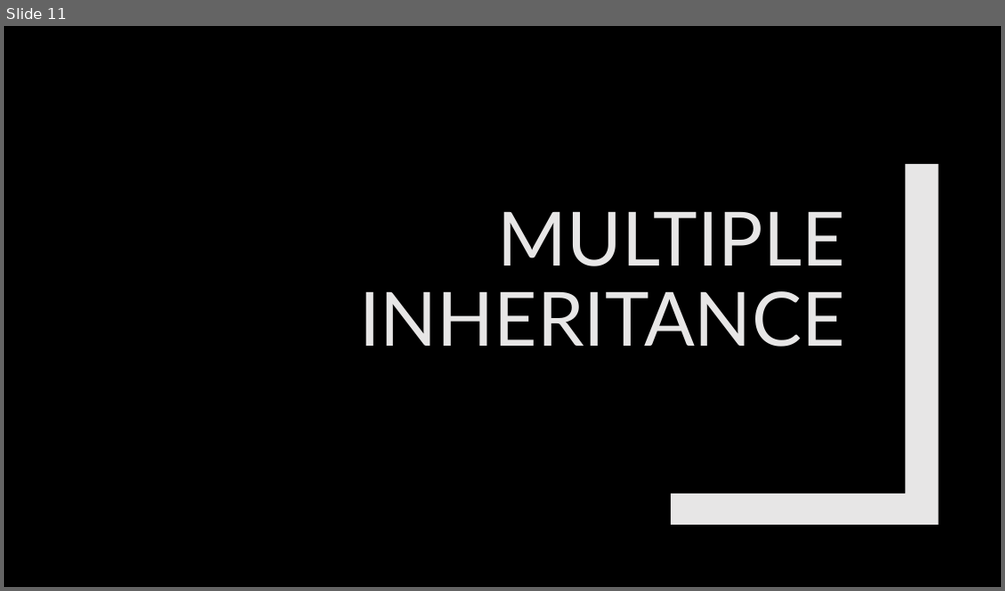
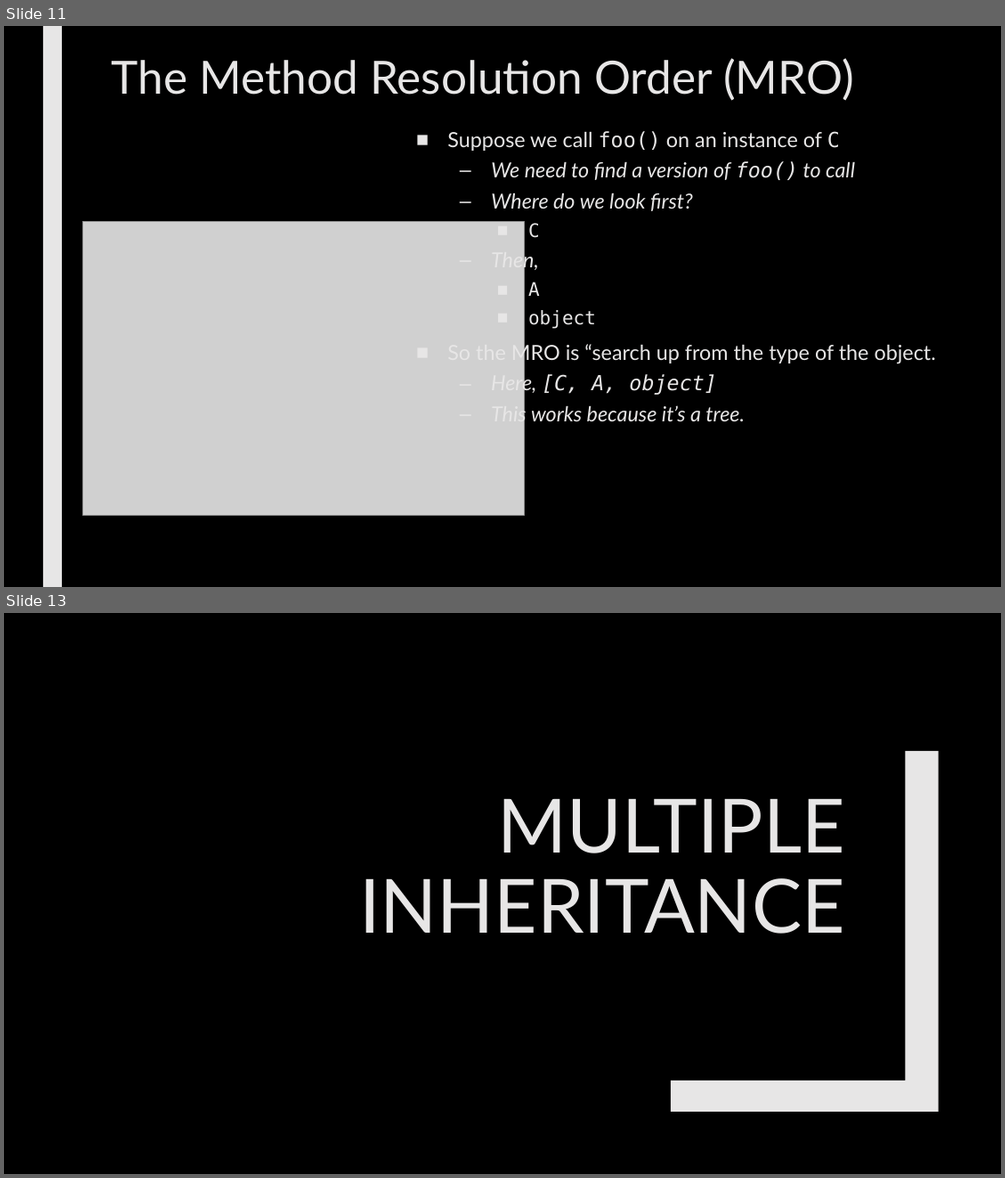
Before and after one commit to max7patek/metaprogramming, a slide deck: slides/01-PythonInheritance.pptx. Shown one above the other, each under a label of ours: slide 11 before the commit, slides 11 and 13 after it; the slides between them are not shown. The pictures are 1005x591 and 1005x1178 pixels, drawn with LibreOffice and Linux fonts; fonts in the diff are those of the drawing; grey boxes stand for pictures. Boxes give left, top, right and bottom in pixels: in the first picture for what was removed or moved away, otherwise in the second. Text is boxed around its words. In the diff, an @@ line names an element or a change of style, - is before the commit and + after.

```diff
--- a/slides/01-PythonInheritance.pptx
+++ b/slides/01-PythonInheritance.pptx
@@ slide 11 added at (4, 26, 1001, 587), background #000000 @@
@@ rectangle added at (43, 26, 62, 587), fill #E7E6E6 @@
@@ title added at (112, 58, 854, 101), 44 pt, text #E7E6E6 @@
+The Method Resolution Order (MRO)
@@ text added at (447, 131, 936, 426), 20 pt, text #E7E6E6, italic @@
+■ Suppose we call foo() on an instance of C
+  – We need to find a version of foo() to call
+  – Where do we look first?
+    ■ C
+  – Then,
+    ■ A
+    ■ object
+■ So the MRO is “search up from the type of the object.
+  – Here, [C, A, object]
+  – This works because it’s a tree.
@@ picture added at (82, 222, 524, 515) @@
@@ what was slide 11 is now slide 13 @@
```
Also in this commit, not shown: 2 slides changed, 9 other slides added, 3 other files.
